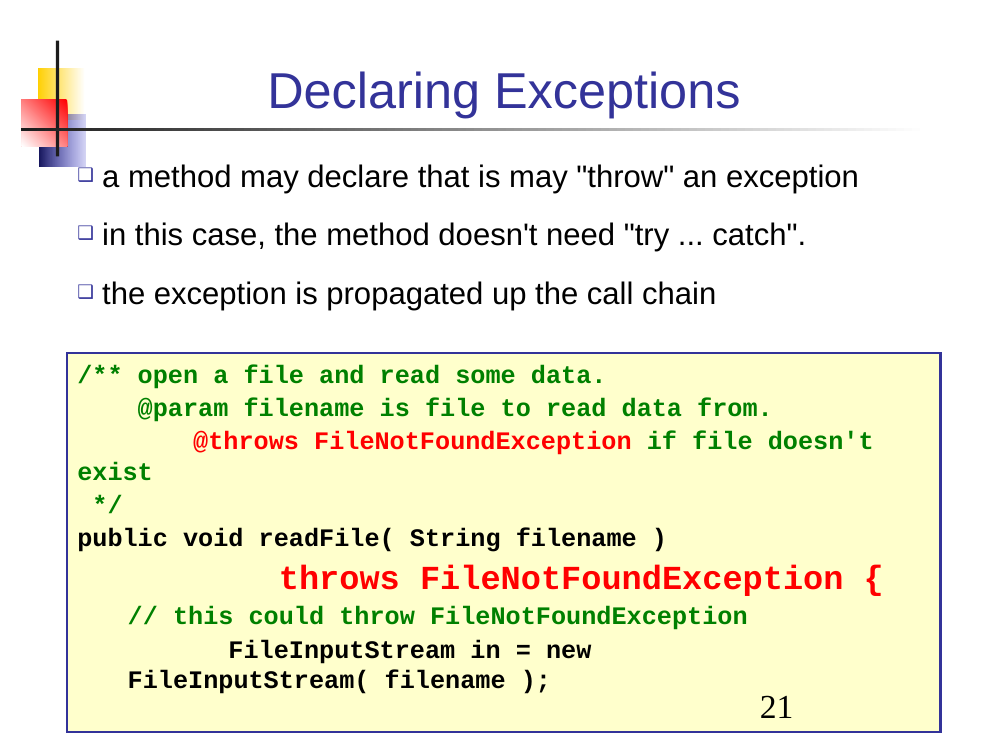
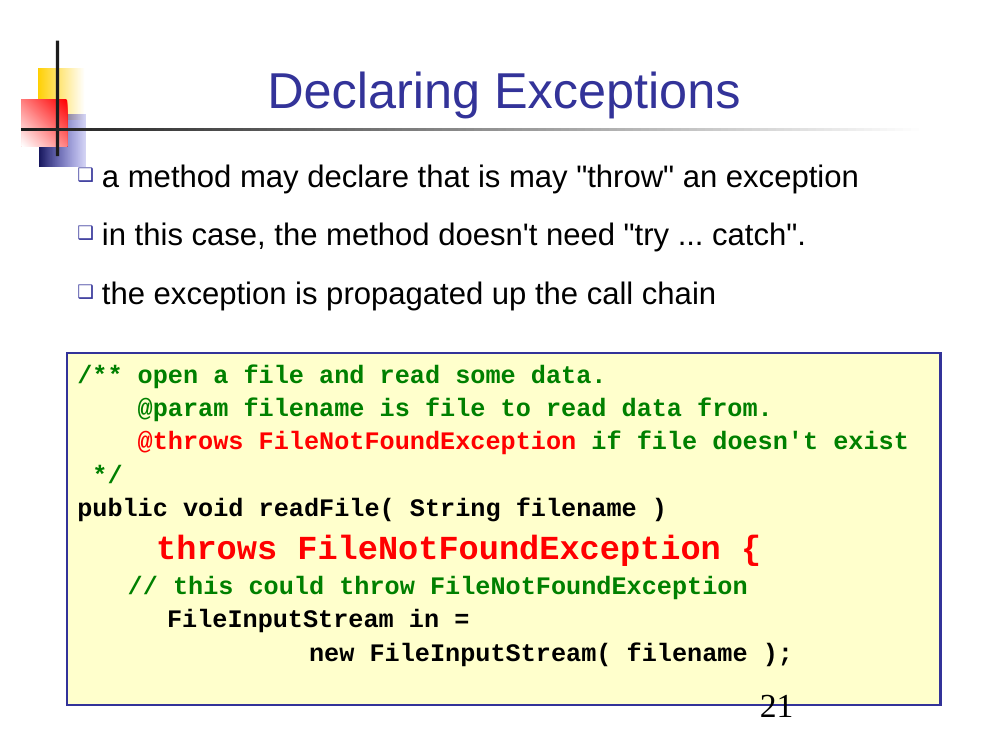
Before and after one commit to skeoop/skeoop.github.io, a slide deck: slide 21 of week7/Exceptions.ppt. Drawn at 1008x756 pixels with LibreOffice and Linux fonts; fonts in the diff are those of the drawing. Boxes give left, top, right and bottom in pixels: in the first picture for what was removed or moved away, otherwise in the second. Text is boxed around its words. In the diff, an @@ line names an element or a change of style, - is before the commit and + after.

```diff
--- a/week7/Exceptions.ppt
+++ b/week7/Exceptions.ppt
@@ rectangle "/** open a file and ...": place and size @@
-rectangle "/** open a file and ..." at [68,353,940,732]
+rectangle "/** open a file and ..." at [68,353,940,705]
@@ text in rectangle at [167,609,748,667]: text changed @@
-FileInputStream in = new FileInputStream( filename );
+FileInputStream in =
+new FileInputStream( filename );
```
Also in this commit, not shown: 43 other slides changed, 4 other files.
